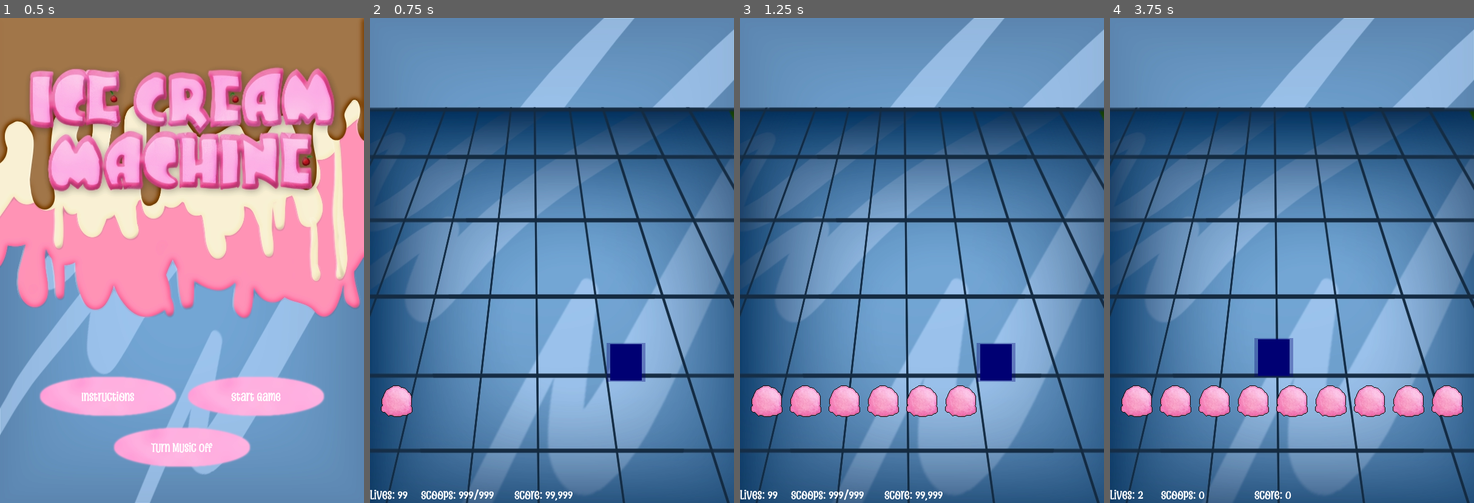
Above: before the commit, frames 1-4 (left to right).
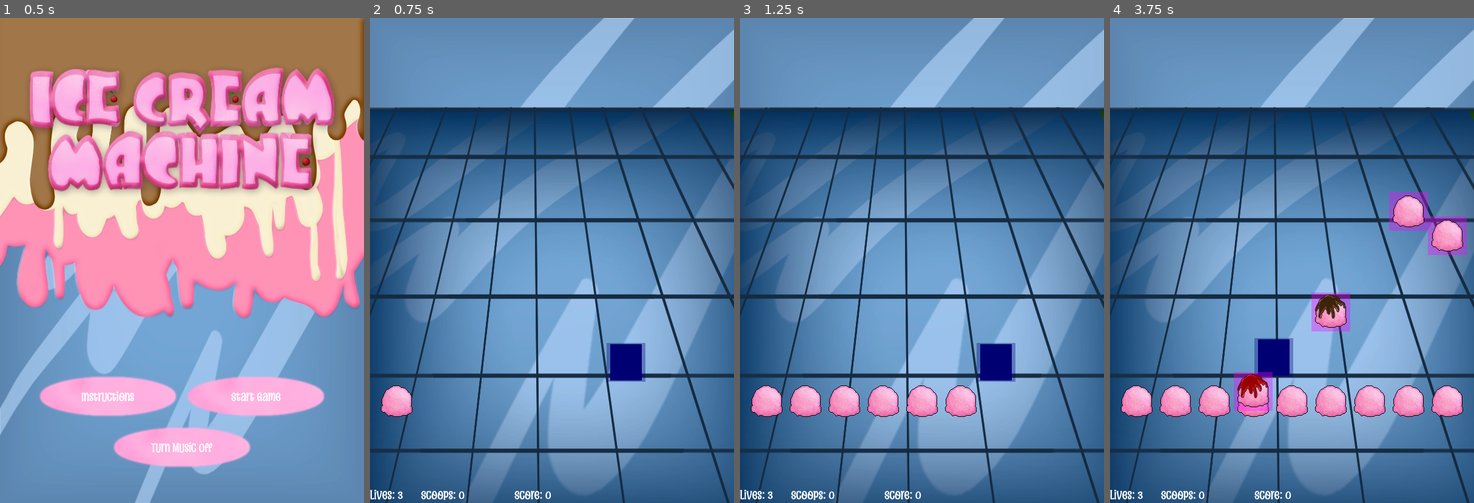
Above: after the commit, the same moments.

Repository: pjpollina/neo-icecream
Game: Godot game, scene res://menus/title.tscn
The game is run twice, just before and just after one commit, with the same random seed, the same clock (stepped at 60 frames per second) and the same inputs. Sound files missing from this copy of the repository are replaced by a short silence.
Inputs (mouse positions are in pixels of both pictures, inside the frame that each line leads up to):
- Up to frame 1 (0.5 s): no input
- Up to frame 2 (0.75 s): click "Start Game" at 0.5 s
- Up to frame 3 (1.25 s): no input
- Up to frame 4 (3.75 s): move the mouse to (1372, 236) at 1.27 s; click (1372, 236) at 1.42 s; tap Enter at 2 s; move the mouse to (1219, 284) at 2.02 s; click (1219, 284) at 2.17 s; move the mouse to (1328, 153) at 2.77 s; click (1328, 153) at 2.92 s; move the mouse to (1273, 357) at 3.52 s; click (1273, 357) at 3.67 s

Frame 1 is identical in both runs. In frame 2, 0.2% of the frame differs, in the area x 7-56%, y 97-100%; in frame 3, 0.2%; in frame 4, 3.3%, in the area x 7-98%, y 35-100%.

Commit message:
Stablized

Diff:
--- a/game/game.gd
+++ b/game/game.gd
@@ -11,9 +11,9 @@
 ##
 ## SHOOTER STATE #####################################
 ##
-var loading:  int = 0       # State of loader (9 = Done)
-var shooting: bool = false  # Is shooter shooting?
-var last_shot: int = -1     # Most recent firing position
+var loading:   int   # State of loader (8 = Done)
+var last_shot: int   # Most recent firing position
+var shooting:  bool  # Is shooter shooting?
 
 # Initialize the state of the game
 func _ready():
@@ -21,12 +21,40 @@
   score = 0
   dodges = 0
 
+  shooting = false
+  loading = 0
+  last_shot = -1
+
+  update_status_menu()
+
 func _process(_delta):
+  move_player()
+  update_bonus_fade()
+
+# Called after a projectile leaves the screen
+func _on_scoop_outta_here(topping):
+  dodges += 1
+  score += 5
+  if topping > Scoop.Topping.None:
+    show_bonus_popup()
+    score += 10
+  update_status_menu()
+
+# Remove all shot instances from the holder
+func clear_shots() -> void:
+  for child in $Scoops.get_children():
+    child.queue_free()
+  shooting = false
+  $Shooter/ClearCooldown.start()
+
+## PLAYER ############################################
+##
+
+func move_player():
   $Player.position = $Player.get_global_mouse_position()
   $Player.translate(Vector2(-32, -32))
   $Player.position.x = clamp($Player.position.x, 0, 600-64)
   $Player.position.y = clamp($Player.position.y, 0, 600-64)
-  $BonusPopup/Text.modulate.a = $BonusPopup/Timer.time_left
 
 # Called when player is hit
 func _on_player_area_entered(area):
@@ -36,27 +64,6 @@
     Audio.play_sfx("splatter")
     update_status_menu()
 
-# Called after a projectile leaves the screen
-func _on_scoop_outta_here(topping):
-  dodges += 1
-  score += 5
-  if topping > Scoop.Topping.None:
-    $BonusPopup/Timer.start(1.0)
-    Audio.play_sfx("bonus_topping")
-    score += 10
-  $StatusMenu/Score.text = "Score: %d" % score
-  $StatusMenu/Scoops.text = "Scoops: %d" % dodges
-
-func _on_timer_timeout():
-  $BonusPopup/Timer.stop()
-
-# Remove all shot instances from the holder
-func clear_shots() -> void:
-  for child in $Scoops.get_children():
-    child.queue_free()
-  shooting = false
-  $Shooter/ClearCooldown.start()
-
 ## SHOOTER ###########################################
 ##
 
@@ -64,7 +71,7 @@
   if !shooting: return
 
   # Slightly randomize cooldown for next shot
-  $Shooter/ShotCooldown.wait_time = 0.25 + randf_range(-0.5, 0.5)
+  $Shooter/ShotCooldown.wait_time = 0.25 + randf_range(-0.1, 0.5)
 
   # Randomly choose which position to fire from
   var pos = randi_range(0, 8)
@@ -127,6 +134,19 @@
   $StatusMenu/Score.text = "Score: %d" % score
   $StatusMenu/Scoops.text = "Scoops: %d" % dodges
 
+## BONUS POPUP #######################################
+##
+
+func show_bonus_popup():
+  $BonusPopup/FadeTimer.start(1.0)
+  Audio.play_sfx("bonus_topping")
+
+func update_bonus_fade():
+  $BonusPopup/Text.modulate.a = $BonusPopup/FadeTimer.time_left
+
+func _on_bonus_fade_timer_timeout():
+  $BonusPopup/FadeTimer.stop()
+
 ## LEVEL POPUP #######################################
 ##
 
--- a/game/game.tscn
+++ b/game/game.tscn
@@ -133,7 +133,7 @@
 horizontal_alignment = 1
 vertical_alignment = 1
 
-[node name="Timer" type="Timer" parent="BonusPopup"]
+[node name="FadeTimer" type="Timer" parent="BonusPopup"]
 
 [node name="LevelPopup" type="Control" parent="."]
 visible = false
@@ -169,5 +169,5 @@
 [connection signal="timeout" from="Shooter/LoadDelay" to="." method="_on_load_delay_timeout"]
 [connection signal="timeout" from="Shooter/ShotCooldown" to="." method="_on_shot_cooldown_timeout"]
 [connection signal="timeout" from="Shooter/ClearCooldown" to="." method="_on_clear_cooldown_timeout"]
-[connection signal="timeout" from="BonusPopup/Timer" to="." method="_on_timer_timeout"]
+[connection signal="timeout" from="BonusPopup/FadeTimer" to="." method="_on_bonus_fade_timer_timeout"]
 [connection signal="gui_input" from="LevelPopup" to="." method="_on_level_popup_gui_input"]
